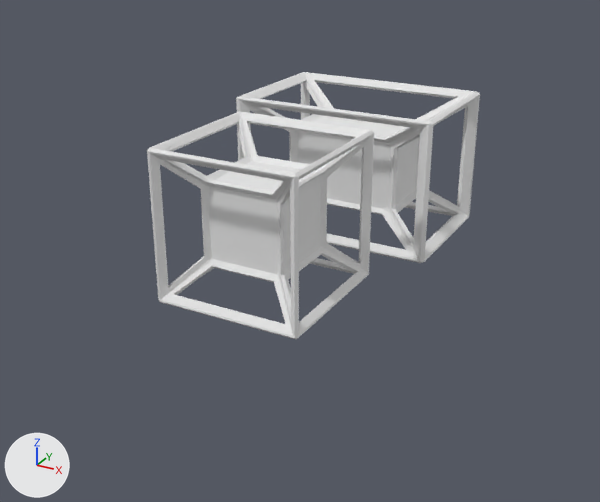
The Blender file Blender Moderls/Level 3 On Train/TrainSet.blend, before and after one commit.
Rendered twice from a 50 mm lens placed at (2.51, -4.13, 2.38), pointed at (-0.52, 1.39, -0.38). Lighting does not change. The marker at lower left points along +X, +Y and +Z.

The first picture shows 'StorageTank_00', 'StorageTank_00.006'.
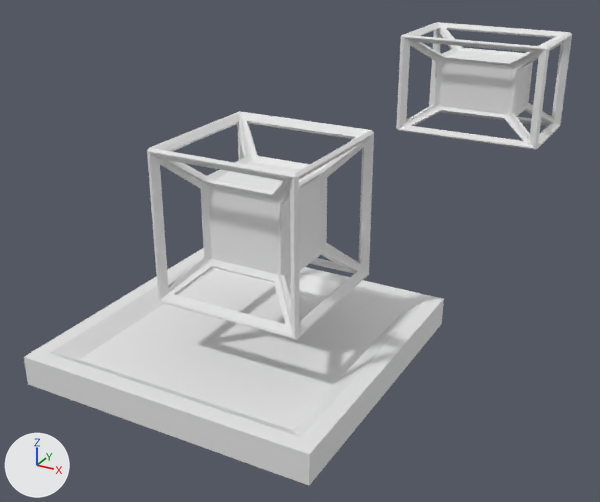
Where the change shows, as pixel boxes (x1, y1, x2, y2) in the pictures (600 x 502 px):
'Cube', added
    after: (24, 248, 444, 485)
'StorageTank_00.006', moved
    before: (236, 72, 480, 263)
    after: (396, 22, 572, 150)

Edits to the bpy script that builds the scene:
```text
Add me_cube_034:
    me_cube_034.from_pydata([(-1.0, -1.0, -0.89), (-0.77, -0.77, -0.76), (-1.0, 1.0, -0.89), (-0.77, 0.77, -0.76), (1.0, -1.0, -0.89), (0.77, -0.77, -0.76), (1.0, 1.0, -0.89), (0.77, 0.77, -0.76), (-1.0, -1.0, -0.69), (-1.0, 1.0, -0.69), (1.0, 1.0, -0.69), (1.0, -1.0, -0.69), (-0.89, -0.89, -0.69), (-0.89, 0.89, -0.69), (0.89, 0.89, -0.69), (0.89, -0.89, -0.69)], [], [(0, 8, 9, 2), (2, 9, 10, 6), (6, 10, 11, 4), (4, 11, 8, 0), (2, 6, 4, 0), (7, 3, 1, 5), (12, 13, 9, 8), (13, 14, 10, 9), (14, 15, 11, 10), (15, 12, 8, 11), (1, 3, 13, 12), (3, 7, 14, 13), (7, 5, 15, 14), (5, 1, 12, 15)])
Change ob_storagetank_00_006:
    ob_storagetank_00_006.location: (0.0, 1.338, 0.0) -> (0.0, 4.414, 0.0)
Add ob_cube:
    ob_cube = bpy.data.objects.new('Cube', me_cube_034)
    ob_cube.location = (-0.123, -0.054, 0.411)
```
